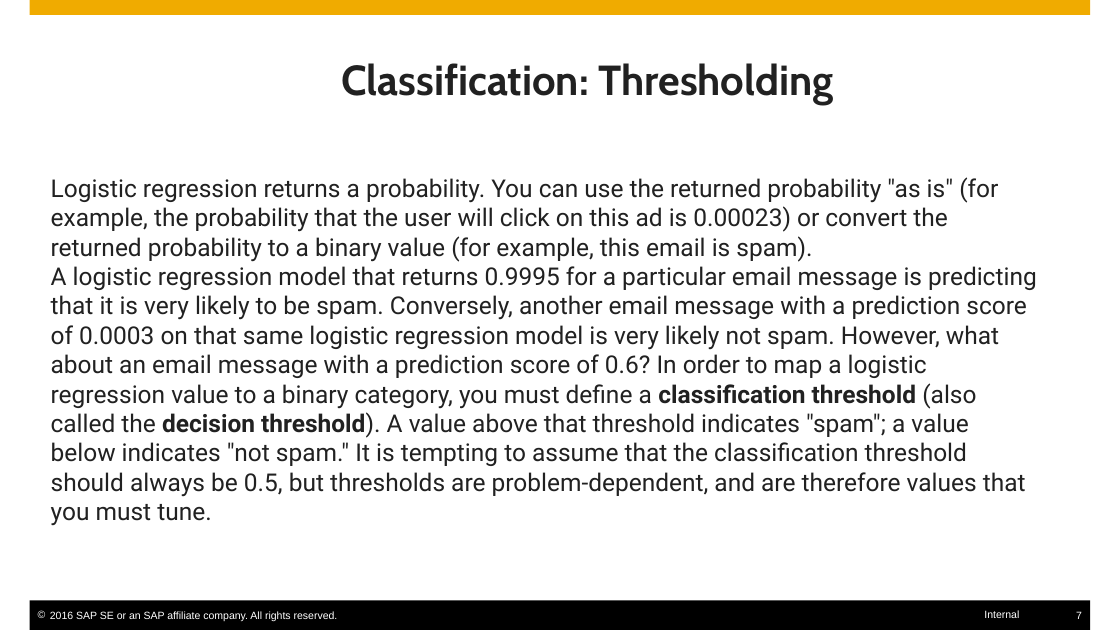
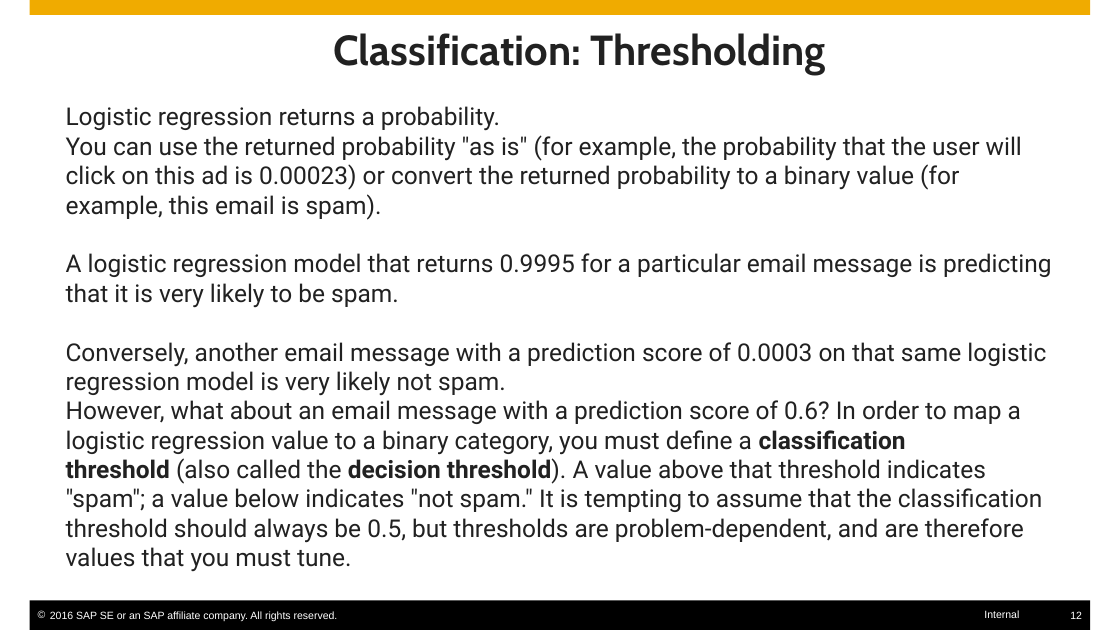
Before and after one commit to SherwinVarghese/Machine-Learning-TechknowSchool, a slide deck: slide 12 of modules/4. ML Algorithms/2. Classification/Classification_LR_DT.pptx (slide 7 before the commit). Drawn at 1120x630 pixels with LibreOffice and Linux fonts; fonts in the diff are those of the drawing. Boxes give left, top, right and bottom in pixels: in the first picture for what was removed or moved away, otherwise in the second. Text is boxed around its words. In the diff, an @@ line names an element or a change of style, - is before the commit and + after.

Commit message:
a
aa

```diff
--- a/modules/4. ML Algorithms/2. Classification/Classification_LR_DT.pptx
+++ b/modules/4. ML Algorithms/2. Classification/Classification_LR_DT.pptx
@@ text "Classification: Thresholding": place and size @@
-text "Classification: Thresholding" at (341,63,833,105)
+text "Classification: Thresholding" at (333,33,825,75)
@@ text at (66,106,1052,571): text changed @@
-Logistic regression returns a probability. You can use the returned probability "as is" (for example, the probability that the user will click on this ad is 0.00023) or convert the returned probability to a binary value (for example, this email is spam).
-A logistic regression model that returns 0.9995 for a particular email message is predicting that it is very likely to be spam. Conversely, another email message with a prediction score of 0.0003 on that same logistic regression model is very likely not spam. However, what about an email message with a prediction score of 0.6? In order to map a logistic regression value to a binary category, you must define a classification threshold (also called the decision threshold). A value above that threshold indicates "spam"; a value below indicates "not spam." It is tempting to assume that the classification threshold should always be 0.5, but thresholds are problem-dependent, and are therefore values that you must tune.
+Logistic regression returns a probability.
+You can use the returned probability "as is" (for example, the probability that the user will click on this ad is 0.00023) or convert the returned probability to a binary value (for example, this email is spam).
+A logistic regression model that returns 0.9995 for a particular email message is predicting that it is very likely to be spam.
+Conversely, another email message with a prediction score of 0.0003 on that same logistic regression model is very likely not spam.
+However, what about an email message with a prediction score of 0.6? In order to map a logistic regression value to a binary category, you must define a classification threshold (also called the decision threshold). A value above that threshold indicates "spam"; a value below indicates "not spam." It is tempting to assume that the classification threshold should always be 0.5, but thresholds are problem-dependent, and are therefore values that you must tune.
@@ page number at (1070,611,1082,619): text changed @@
-7
+12
```
Also in this commit, not shown: 2 other slides changed, 11 slides added.
